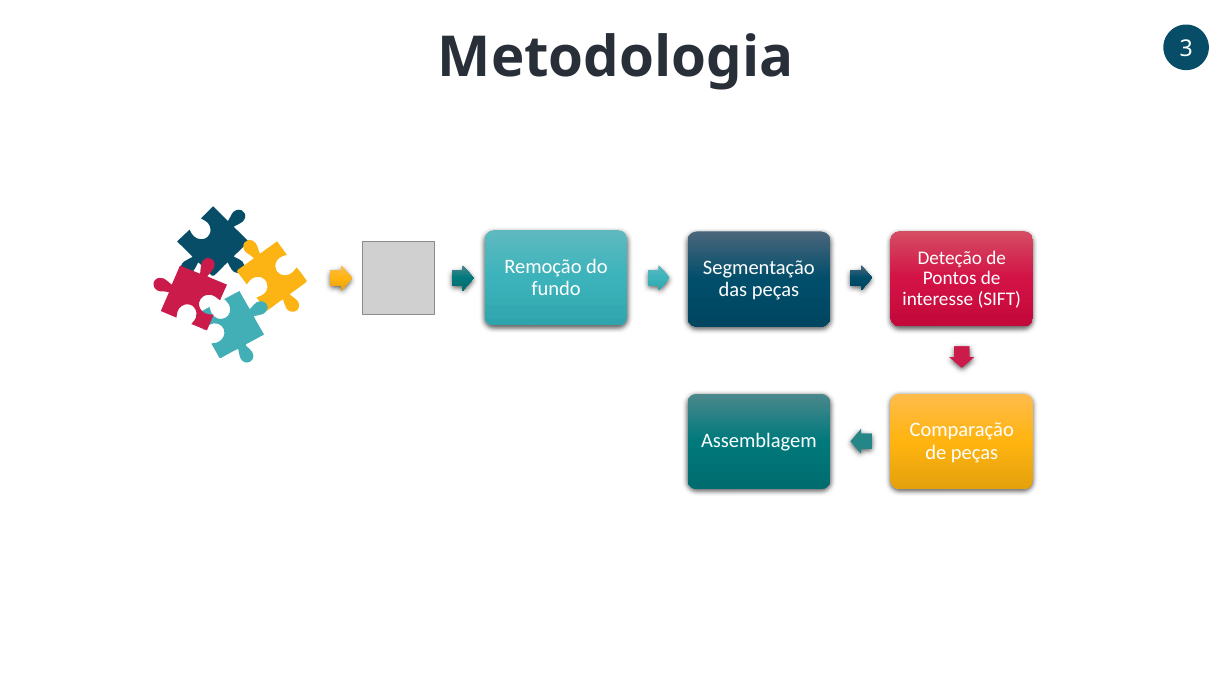
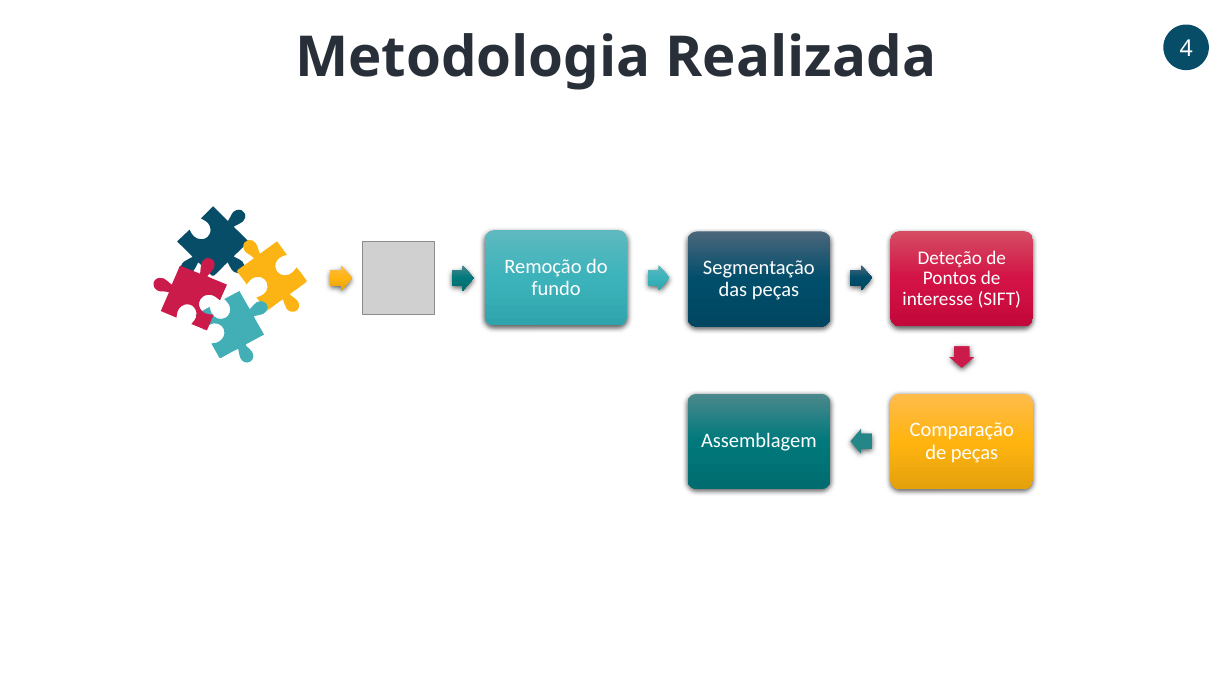
Before and after one commit to PedroCarvalho98/VC2021_22, a slide deck: slide 4 of Project/ApresentacaoFinal.pptx (slide 3 before the commit). Drawn at 1232x693 pixels with LibreOffice and Linux fonts; fonts in the diff are those of the drawing; grey boxes stand for pictures. Boxes give left, top, right and bottom in pixels: in the first picture for what was removed or moved away, otherwise in the second. Text is boxed around its words. In the diff, an @@ line names an element or a change of style, - is before the commit and + after.

```diff
--- a/Project/ApresentacaoFinal.pptx
+++ b/Project/ApresentacaoFinal.pptx
@@ text at bbox=[295, 33, 937, 90]: text changed @@
-Metodologia
+Metodologia Realizada
@@ text in ellipse at bbox=[1180, 39, 1193, 56]: text changed @@
-3
+4
```
Also in this commit, not shown: 9 other slides changed, 5 slides added, 2 slides removed.
